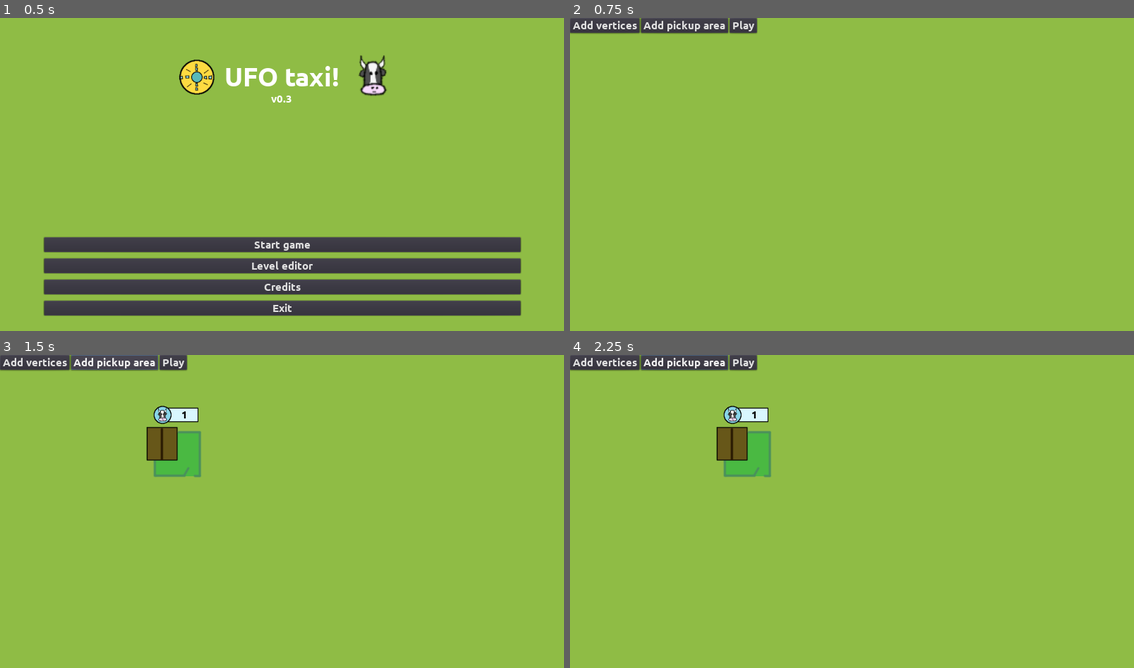
Above: before the commit, frames 1-4 (two rows, left to right).
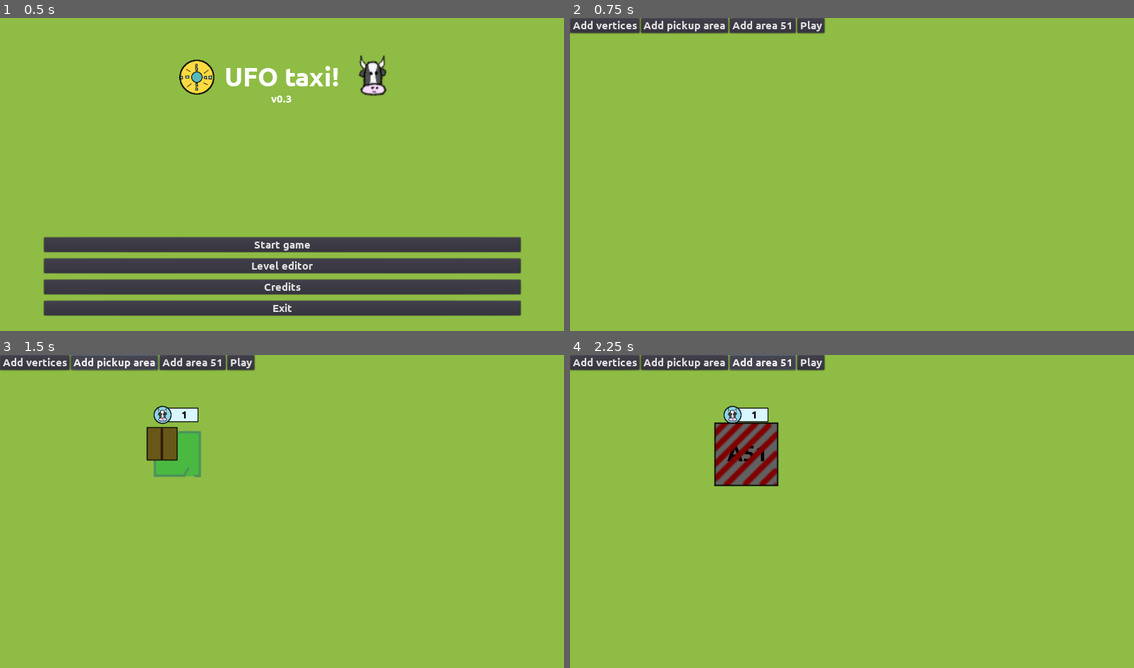
Above: after the commit, the same moments.

Repository: moisesjbc/ufo-taxi
Game: Godot game, scene res://menus/main_menu/main_menu.tscn
Two runs of this game, one before a commit and one after it. Both use one fixed random seed, a clock stepped at 60 frames per second and the inputs below.
Inputs (mouse positions are in pixels of both pictures, inside the frame that each line leads up to):
- Up to frame 1 (0.5 s): no input
- Up to frame 2 (0.75 s): click "Level editor" at 0.5 s
- Up to frame 3 (1.5 s): click "Add pickup area" at 1.25 s
- Up to frame 4 (2.25 s): click (761, 361) at 2 s, where only the run after the commit has a clickable "Add area 51"

Frame 1 is identical in both runs. In frame 2, 0.7% of the frame differs, in the area x 28-46%, y 0-6%; in frame 3, 0.7%; in frame 4, 3.1%, in the area x 12-46%, y 0-43%.

Commit message:
Added area 51 addition, movement and deletion to level editor

Diff:
--- a/godot-project/gameplay/area_51/area_51.tscn
+++ b/godot-project/gameplay/area_51/area_51.tscn
@@ -1,8 +1,9 @@
-[gd_scene load_steps=5 format=2]
+[gd_scene load_steps=6 format=2]
 
 [ext_resource path="res://gameplay/area_51/area_51.png" type="Texture" id=1]
 [ext_resource path="res://gameplay/area_51/area_51.gd" type="Script" id=2]
 [ext_resource path="res://gameplay/area_51/ufo_explosion.wav" type="AudioStream" id=3]
+[ext_resource path="res://level_editor/clicable/clicable.tscn" type="PackedScene" id=4]
 
 [sub_resource type="RectangleShape2D" id=1]
 extents = Vector2( 71.3339, 70.7704 )
@@ -24,4 +25,7 @@
 pause_mode = 2
 stream = ExtResource( 3 )
 volume_db = -15.0
+
+[node name="clicable" parent="." instance=ExtResource( 4 )]
+scale = Vector2( 7.5, 7.5 )
 [connection signal="body_entered" from="." to="." method="_on_area_51_body_entered"]
--- a/godot-project/level_editor/main/level_editor.tscn
+++ b/godot-project/level_editor/main/level_editor.tscn
@@ -42,9 +42,15 @@
 margin_bottom = 34.0
 text = "Add pickup area"
 
+[node name="add_area_51_area" type="Button" parent="state_machine/idle/tools_container"]
+margin_left = 540.0
+margin_right = 689.0
+margin_bottom = 34.0
+text = "Add area 51"
+
 [node name="play_button" type="Button" parent="state_machine/idle/tools_container"]
-margin_left = 540.0
-margin_right = 601.0
+margin_left = 693.0
+margin_right = 754.0
 margin_bottom = 34.0
 text = "Play"
 
@@ -69,8 +75,11 @@
 [node name="path" parent="." instance=ExtResource( 6 )]
 
 [node name="pickup_areas_container" type="Node2D" parent="."]
+
+[node name="area_51_container" type="Node2D" parent="."]
 [connection signal="pressed" from="state_machine/idle/tools_container/add_vertices_button" to="state_machine/idle" method="_on_add_vertices_button_pressed"]
 [connection signal="pressed" from="state_machine/idle/tools_container/clear_vertices_button" to="state_machine/idle" method="_on_clear_vertices_button_pressed"]
 [connection signal="pressed" from="state_machine/idle/tools_container/add_pickup_area_button" to="state_machine/idle" method="_on_add_pickup_area_button_pressed"]
+[connection signal="pressed" from="state_machine/idle/tools_container/add_area_51_area" to="state_machine/idle" method="_on_add_area_51_area_pressed"]
 [connection signal="pressed" from="state_machine/idle/tools_container/play_button" to="state_machine/idle" method="_on_play_button_pressed"]
 [connection signal="pressed" from="state_machine/add_vertices/add_vertices_exit_button" to="state_machine/add_vertices" method="_on_add_vertices_exit_button_pressed"]
--- a/godot-project/level_editor/main/state_machine/idle.gd
+++ b/godot-project/level_editor/main/state_machine/idle.gd
@@ -3,6 +3,7 @@
 var state_machine = null
 var level_editor = null
 var pickup_area_scene = preload('res://gameplay//pickup_area/pickup_area.tscn')
+var area_51_scene = preload('res://gameplay//area_51/area_51.tscn')
 
 func start():
 	$tools_container.visible = true
@@ -27,16 +28,21 @@
 
 
 func _on_add_pickup_area_button_pressed():
-	var pickup_area = pickup_area_scene.instance()
-	level_editor.get_node('pickup_areas_container').add_child(pickup_area)
-	pickup_area.global_position = Vector2(OS.window_size.x / 2.0, OS.window_size.y / 2.0)
+	add_object(pickup_area_scene, level_editor.get_node('pickup_areas_container'))
 
-	# Set every pickup_area on a different "layer" so we can select always one maximum.
-	pickup_area.z_index = -level_editor.get_node('pickup_areas_container').get_children().size() - 1
+func _on_add_area_51_area_pressed():
+	add_object(area_51_scene, level_editor.get_node('area_51_container'))
 
-	pickup_area.get_node('clicable').connect("clicked", self, "_on_object_selected")
-	pickup_area.get_node('clicable').connect("double_clicked", self, "_on_object_double_selected")
+func add_object(object_scene, objects_container):
+	var object = object_scene.instance()
+	objects_container.add_child(object)
+	object.global_position = Vector2(OS.window_size.x / 2.0, OS.window_size.y / 2.0)
 
+	# Set every object on a different "layer" so we can select always one maximum.
+	object.z_index = -objects_container.get_children().size() - 1
+
+	object.get_node('clicable').connect("clicked", self, "_on_object_selected")
+	object.get_node('clicable').connect("double_clicked", self, "_on_object_double_selected")
 
 func _on_object_selected(object):
 	if not level_editor.playing_level:
